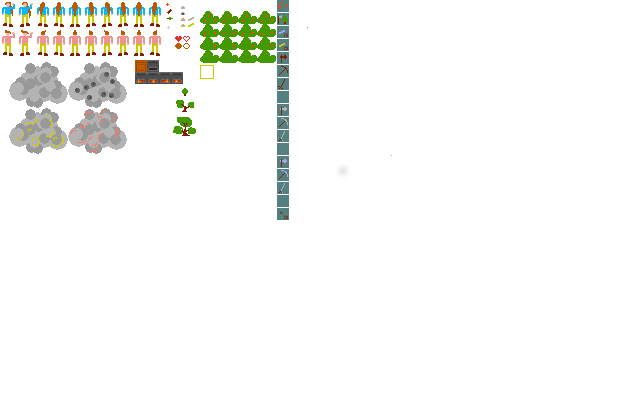
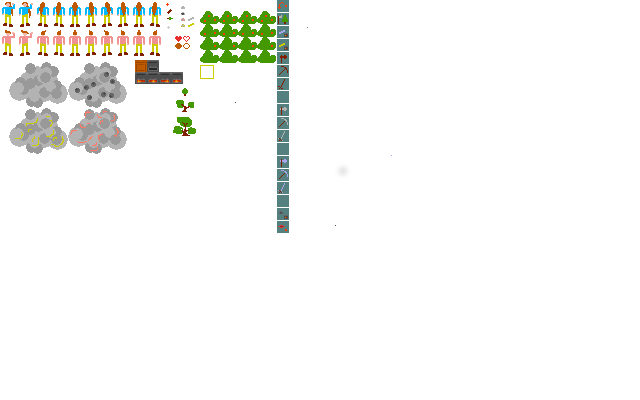
Revision of a layered (640, 400) image; what changed, layer by layer:
painted on "Hintergrund" over (235, 102, 336, 233)
